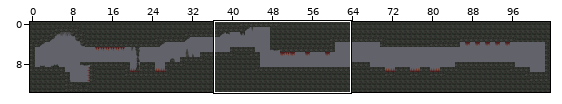
An edit to a level. Tiled map, assets/data/stage1_caveToPond.tmx. Above: a wide view before the commit, with the close-up outlined.
Close-up. Old version:
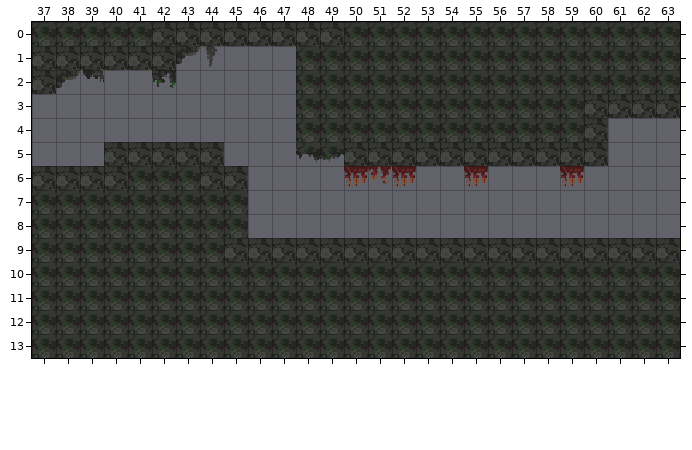
Cells are 16x16 px. Shown: x 37..63, y 0..13. The commit also changed other parts of the map, which this record leaves out. The old version is drawn lined up with the new one.
After the commit:
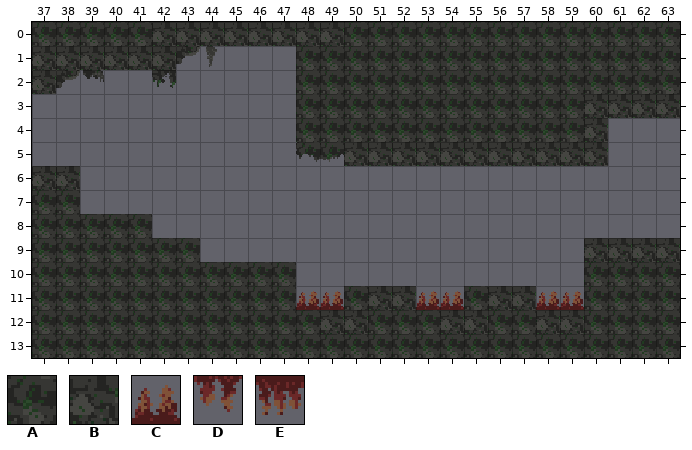
Key: from "tileset_new.png": A 96, B 97, C 144, D 145, E 149.
_ is an empty cell.
Change:
{"change": "map size 104x14 -> 99x14 cells"}
{"where": "layer \"tiles\""}
{"y":5,"x":40,"old":"BBBBB","new":"_____"}
{"y":6,"x":39,"old":"BBAAABB","new":"_______"}
{"y":6,"x":50,"old":"EDE","new":"___"}
{"y":6,"x":55,"old":"E","new":"_"}
{"y":6,"x":59,"old":"E","new":"_"}
{"y":7,"x":39,"old":"AAAAAAA","new":"_______"}
{"y":8,"x":42,"old":"AAAA","new":"____"}
{"y":9,"x":44,"old":"ABBBBBBBBBBBBBBB","new":"________________"}
{"y":10,"x":48,"old":"AAAAAAAAAAAA","new":"____________"}
{"y":11,"x":48,"old":"AA","new":"CC"}
{"y":11,"x":51,"old":"AAAA","new":"BBCC"}
{"y":11,"x":56,"old":"AAAA","new":"BBCC"}
{"y":12,"x":49,"old":"AA","new":"BB"}
{"y":12,"x":54,"old":"AA","new":"BB"}
{"y":12,"x":58,"old":"AA","new":"BB"}
